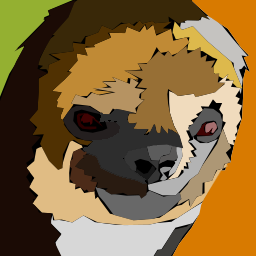
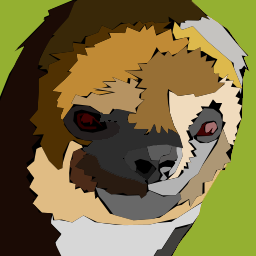
The second 256x256 image is a revision of the first. Changes to its layers:
painted on "Layer 2" over left=172, top=0, right=256, bottom=256
